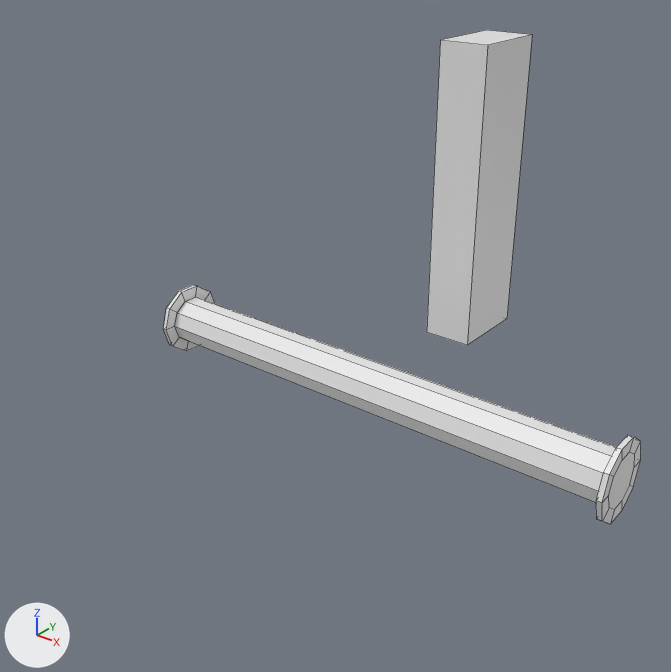
What one commit did to the Blender file creative/sewer_props/pipes.blend.
One viewpoint serves both versions: a 50 mm camera at (2.75, -3.76, 2.57) aimed at (-0.06, -0.25, 0.4). Every picture has the same lights, and +X, +Y and +Z are marked at lower left. The first picture is the older version. Mesh edges are drawn as thin lines.

Script lines for the objects in view, before the commit:
```python
me_cube = bpy.data.meshes.new('Cube')
me_cube.from_pydata(...)  # a box spanning x -1.0..1.0, y -1.0..1.0, z -1.0..1.0
me_cube.materials.append(mat_material)  # white #e7e7e7
me_cylinder = bpy.data.meshes.new('Cylinder')
me_cylinder.from_pydata(...)  # 80 vertices, 72 faces; spans x -0.51..0.51, y -0.15..0.15, z -0.142..0.144
ob_cube = bpy.data.objects.new('Cube', me_cube)
ob_cube.location = (0.0, 1.046, 0.9)
ob_cube.scale = (0.15, 0.25, 0.9)
ob_cylinder = bpy.data.objects.new('Cylinder', me_cylinder)
ob_cylinder.location = (0.0, 0.0, 0.0)
ob_cylinder.scale = (2.94, 1.5, 1.5)
```
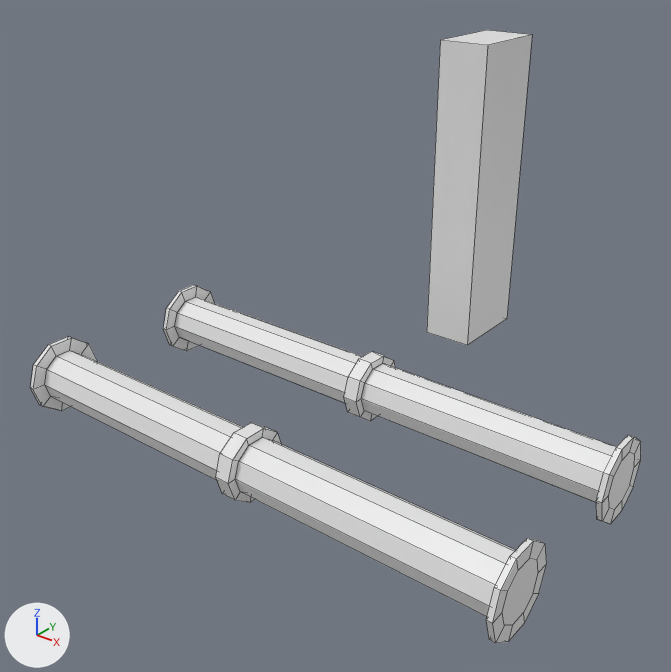
Changed parts and their boxes (x1, y1, x2, y2) in the pictures (671 x 672 px):
'Cylinder.001', added
    after: (30, 336, 547, 643)
part 1 of me_cylinder, built on
    both: (211, 302, 616, 503)

Edits to the bpy script that builds the scene:
```text
Change me_cylinder:
    used by ob_cylinder; location = (0.0, 0.0, 0.0); scale = (2.94, 1.5, 1.5)
    remove me_cylinder.from_pydata(...)  # 80 vertices, 72 faces; spans x -0.51..0.51, y -0.15..0.15, z -0.142..0.144
    add me_cylinder.from_pydata(...)  # 120 vertices, 112 faces; spans x -0.51..0.51, y -0.15..0.15, z -0.142..0.144
    me_cylinder part 1
    10 faces are deleted
    10 vertices are added at x -0.014, y -0.131..0.131, z -0.123..0.125
    10 new vertices lie (0.486, 0.0, 0.0) away from vertices in x -0.5, y -0.1..0.1, z -0.094..0.096
    10 new vertices lie (-0.485, 0.0, 0.0) away from vertices in x 0.5, y -0.1..0.1, z -0.094..0.096
    10 new vertices lie (0.029, 0.0, 0.0) away from vertices in x -0.014, y -0.131..0.131, z -0.123..0.125
    50 new faces join them
Add me_cylinder_001:
    me_cylinder_001.from_pydata(...)  # 120 vertices, 112 faces; spans x -0.51..0.51, y -0.15..0.15, z -0.142..0.144
Add ob_cylinder_001:
    ob_cylinder_001 = bpy.data.objects.new('Cylinder.001', me_cylinder_001)
    ob_cylinder_001.location = (0.0, -1.0, 0.0)
    ob_cylinder_001.scale = (2.94, 1.5, 1.5)
```
